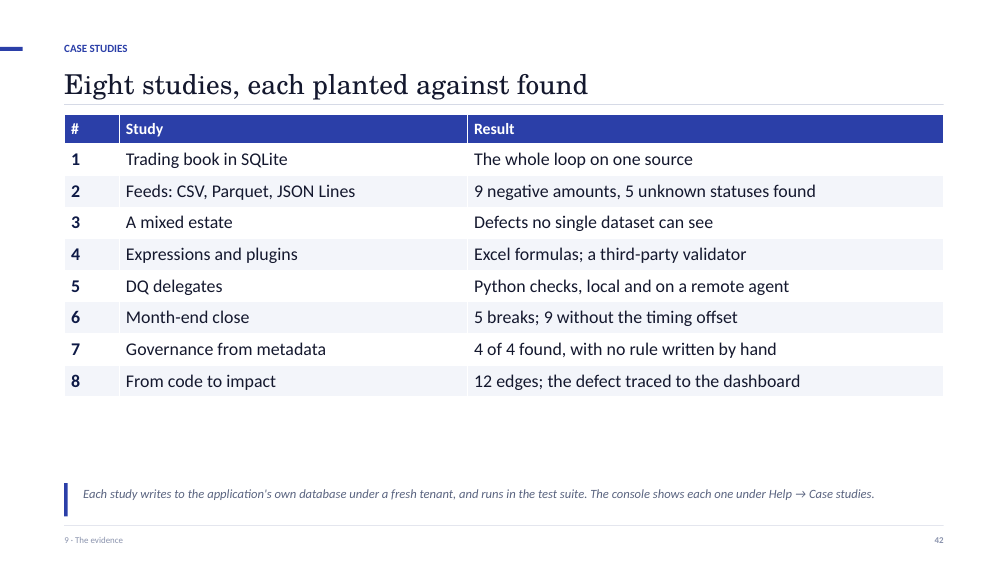
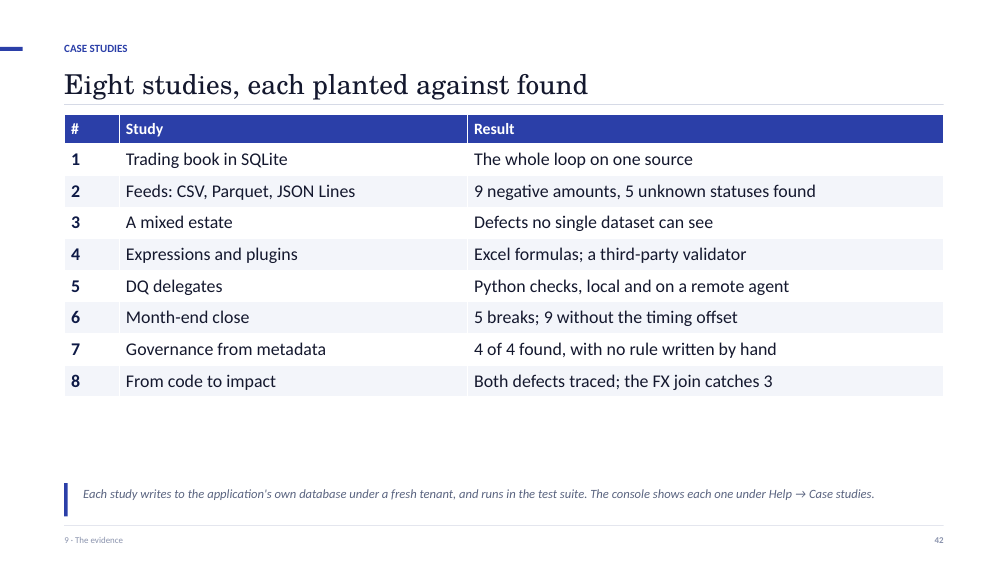
Before and after one commit to ajsinha/prama, a slide deck: slide 42 of docs/deck/Prama-Evidence-First-Data-Quality.pptx. Drawn at 1008x567 pixels with LibreOffice and Linux fonts; fonts in the diff are those of the drawing. Boxes give left, top, right and bottom in pixels: in the first picture for what was removed or moved away, otherwise in the second. Text is boxed around its words. In the diff, an @@ line names an element or a change of style, - is before the commit and + after.

Commit message:
Lineage sees joins, and RECONCILE filters each side
Case study 8 lost 605,000,000 of notional at an FX join that value lineage
could not see. Now:

- The SQL reader records each equality in an inner or left join's ON clause
  as join_key edges into the view's rows (dataset.*), read through a CTE to
  its real table. Filter edges carry their condition when it is over one
  table.
- The blast radius treats dataset.* as the dataset's rows: a change in which
  rows exist reaches every column computed over them, and the path says so.
- Lineage proposes CHECK driving.key REFERENCES looked_up.key for every join
  (lineage_join). In case study 8 it fails on 3 of 1,882 staged trades, where
  the defect happens.
- RECONCILE a [WHERE p] AGAINST b [WHERE q]: each side filters its own rows;
  a trailing WHERE is still refused. Unfiltered plans keep their ids. A
  filtered copy's reconciliation now carries the filter to its source, and is
  held only when the condition cannot be carried over.

Also fixed: sqlglot 30 keeps WITH under "with_", so no CTE was ever found and
a CTE's name was taken for a table.

The case study, its README, the paper (register now 47/12/5/8 of 72, 40
pages), its article, the Medium article and diagram, the deck and the rule
language spec are updated. New tests fail on the old code.

```diff
--- a/docs/deck/Prama-Evidence-First-Data-Quality.pptx
+++ b/docs/deck/Prama-Evidence-First-Data-Quality.pptx
@@ table at box(64, 115, 944, 397) @@
-row 9, column 3: 12 edges; the defect traced to the dashboard
+row 9, column 3: Both defects traced; the FX join catches 3
```
Also in this commit, not shown: 4 other slides changed, 26 other files.
